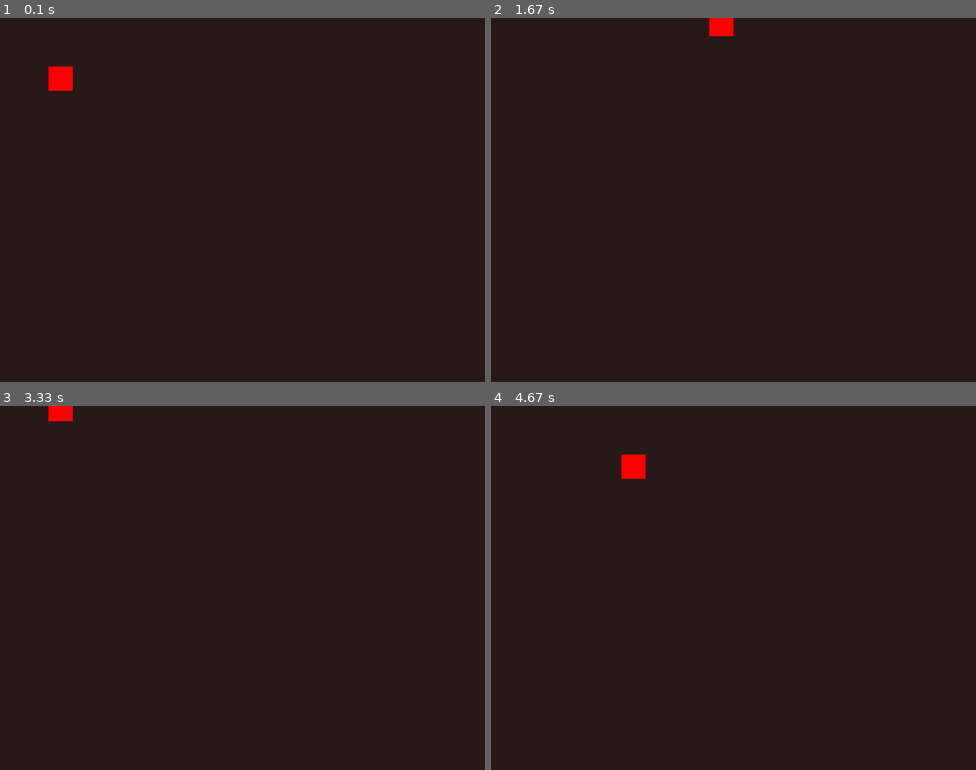
Above: before the commit, frames 1-4 (two rows, left to right).
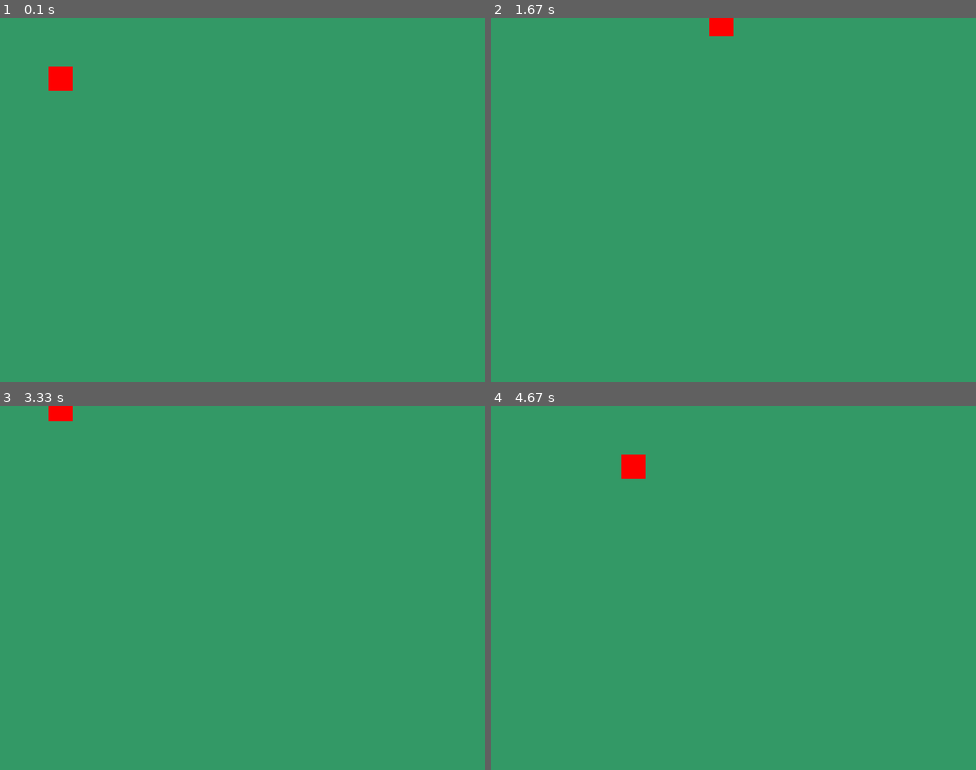
Above: after the commit, the same moments.

Repository: picchetts/Complete-Pygame-Tutorial---Create-a-Dungeon-Crawler
Game: pygame game, started from Dungeon-Crawler/main.py
The game is run twice, just before and just after one commit, with the same random seed, the same clock (stepped at 60 frames per second) and the same inputs.
Inputs:
- Up to frame 1 (0.1 s): no input
- Up to frame 2 (1.67 s): hold D 0.33-0.8 s; hold W 0.83-1.13 s; hold D 1.17-1.63 s
- Up to frame 3 (3.33 s): hold A 1.67-2.2 s; hold S 2.23-2.53 s; hold A 2.57-2.97 s; hold W from 3 s (still down)
- Up to frame 4 (4.67 s): release W at 3.37 s; hold D 3.4-4.03 s; hold S 4.07-4.43 s; hold A from 4.47 s (still down)

The runs differ from the first frame. In frame 1, 100% of the frame differs, in the area x 0-100%, y 0-100%; in frame 2, 100%; in frame 3, 100%; in frame 4, 100%.

Commit message:
small changes

Diff:
--- a/Dungeon-Crawler/character.py
+++ b/Dungeon-Crawler/character.py
@@ -11,7 +11,10 @@
         self.rect.center = (x, y)
 
     def move(self, dx, dy):
-        #Control Diagonal Speed
+        """Control Diagonal Speed: si estan activos el movimiento horiz y vertical,
+        lo que significa que va en diagonal: calculo la velocidad diagonal usando Teorema de Pitagoras
+
+        """
         if dx != 0 and dy != 0:
             dx = dx * (math.sqrt(2)/2)
             dy = dy * (math.sqrt(2)/2)
--- a/Dungeon-Crawler/constants.py
+++ b/Dungeon-Crawler/constants.py
@@ -5,5 +5,5 @@
 SCREEN_HEIGHT = 600
 
 #Colors
-BG = (40, 25, 25)
+BG = (51, 153, 102)
 RED = (255, 0, 0)
--- a/Dungeon-Crawler/main.py
+++ b/Dungeon-Crawler/main.py
@@ -8,7 +8,7 @@
 
 #Incio Game Window
 my_screen = pygame.display.set_mode((constants.SCREEN_WIDTH, constants.SCREEN_HEIGHT))
-pygame.display.set_caption("El Cavernas y Dragones")
+pygame.display.set_caption("Patatasan and the Killer Cacona")
 
 #Create Clock for keep game frame rate
 clock = pygame.time.Clock()
@@ -25,9 +25,9 @@
 ##Main Game Loop
 game_on = True
 while game_on:
-    #Set Clock
+    #Setear Clock FPS
     clock.tick(constants.FPS)
-    #Fill Background
+    #LLenar el background en cada iteración del Clock
     my_screen.fill(constants.BG)
 
     #Calculate Movement
@@ -42,17 +42,17 @@
     if moving_down:
         dy = constants.SPEED
 
-    # Move Player
+    # Movimiento de objetos en pantalla (Mueve en c/iteración, lo que varía es la velocidad si están las teclas presionadas)
     player.move(dx, dy)
 
-    #Draw Player
+    #Draw de Objetos en pantalla
     player.draw(my_screen)
 
-    #Event Handler
+    #Event Handlers
     for event in pygame.event.get():
         if event.type == pygame.QUIT:
             game_on = False
-        #Take Keyboard press events
+        #Capturar eventos KeyDown
         if event.type == pygame.KEYDOWN:
             if event.key == pygame.K_a:
                 moving_left = True
@@ -62,7 +62,7 @@
                 moving_up = True
             if event.key == pygame.K_s:
                 moving_down = True
-        # Take Keyboard releases events
+        # Capturar eventos KeyUp
         if event.type == pygame.KEYUP:
             if event.key == pygame.K_a:
                 moving_left = False
--- a/ranaWachi-pygame/Pygame_Links.txt
+++ b/ranaWachi-pygame/Pygame_Links.txt
@@ -10,6 +10,8 @@
 LLEGUE A: EMPEZAR °°°°°° 6. Sprites and Animation
 
 
+
+
 Sprites animados AI
-https://app.ludo.ai/sprite-generator
+https://app.ludo.ai/sprite-generator  <----- Para Patatasan use este
 https://www.pixellab.ai/signin?redirect=%2Feditor
